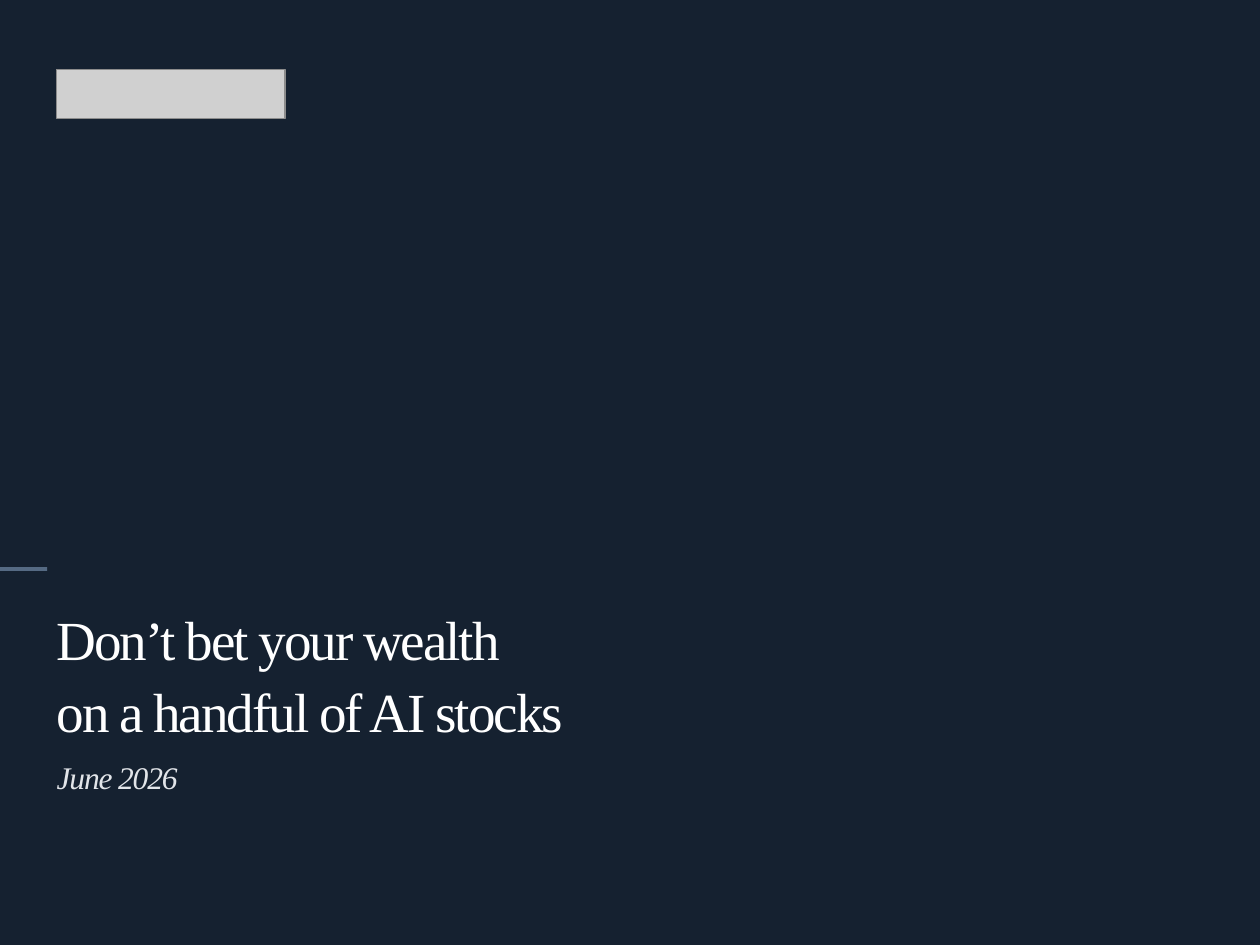
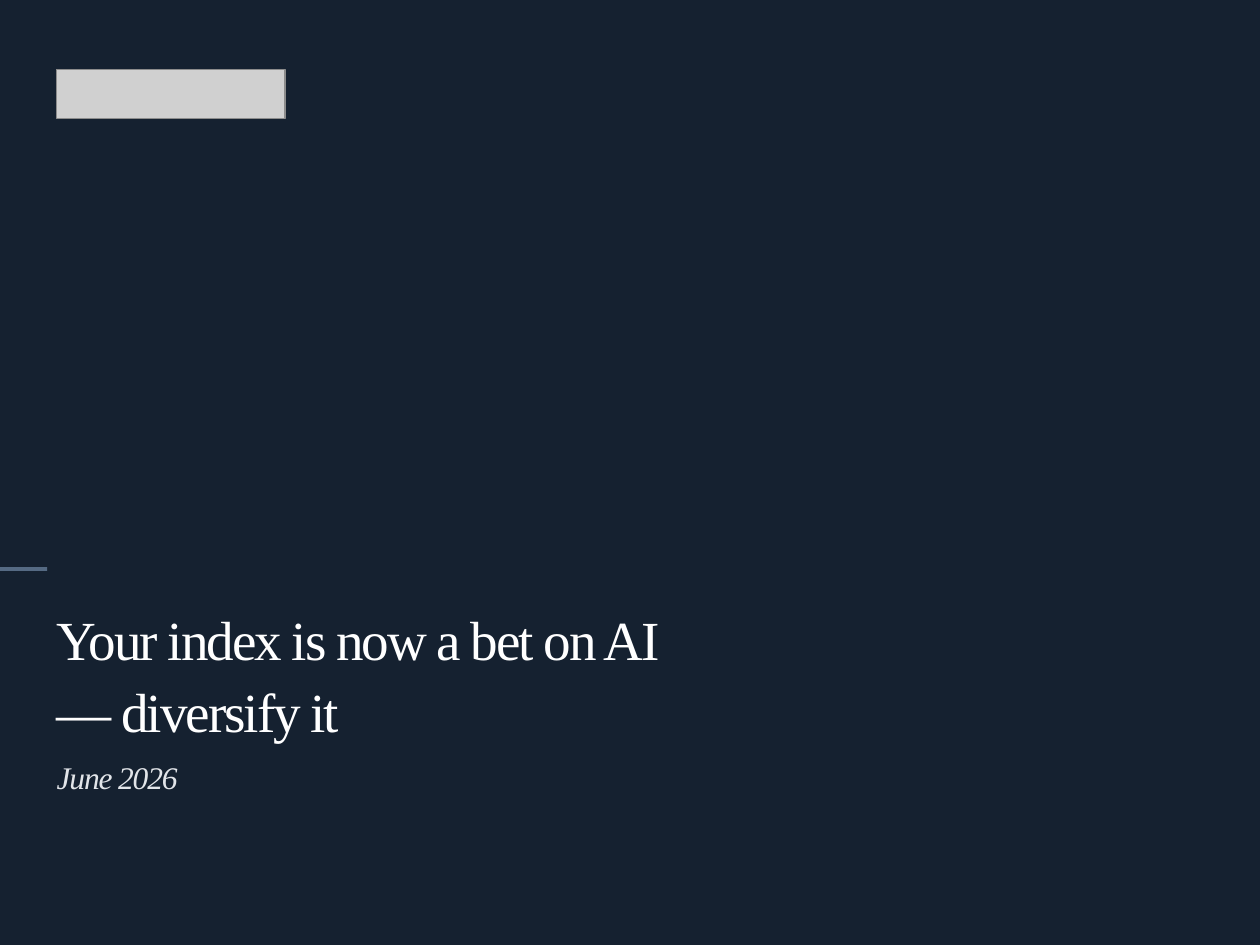
Before and after one commit to charette-lab/Claude, a slide deck: slide 1 of Athanase_Endowment_Pitch_21pp.pptx. Drawn at 1260x945 pixels with LibreOffice and Linux fonts; fonts in the diff are those of the drawing; grey boxes stand for pictures. Boxes give left, top, right and bottom in pixels: in the first picture for what was removed or moved away, otherwise in the second. Text is boxed around its words. In the diff, an @@ line names an element or a change of style, - is before the commit and + after.

```diff
--- a/Athanase_Endowment_Pitch_21pp.pptx
+++ b/Athanase_Endowment_Pitch_21pp.pptx
@@ text at [57,621,660,743]: text changed @@
-Don’t bet your wealth
-on a handful of AI stocks
+Your index is now a bet on AI
+— diversify it
```
